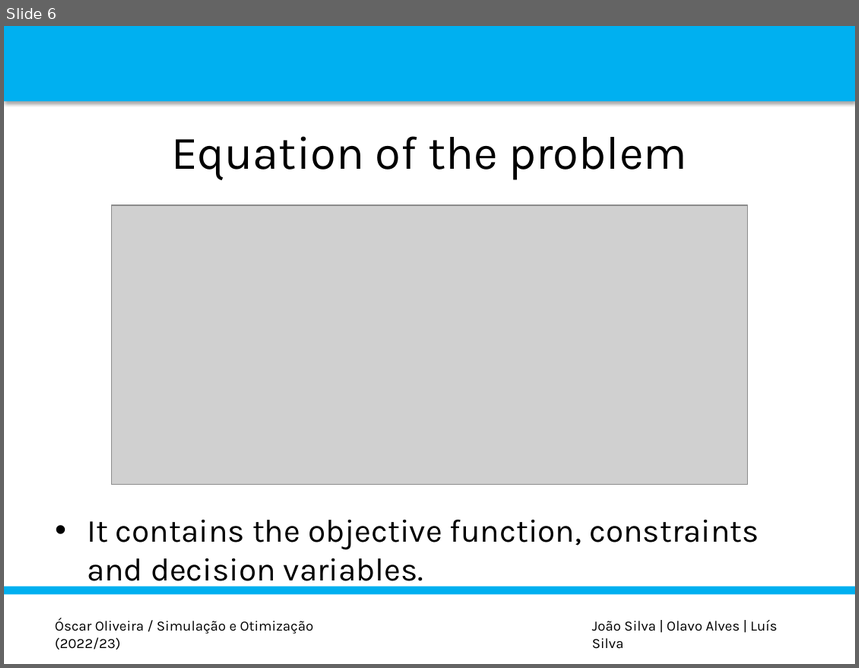
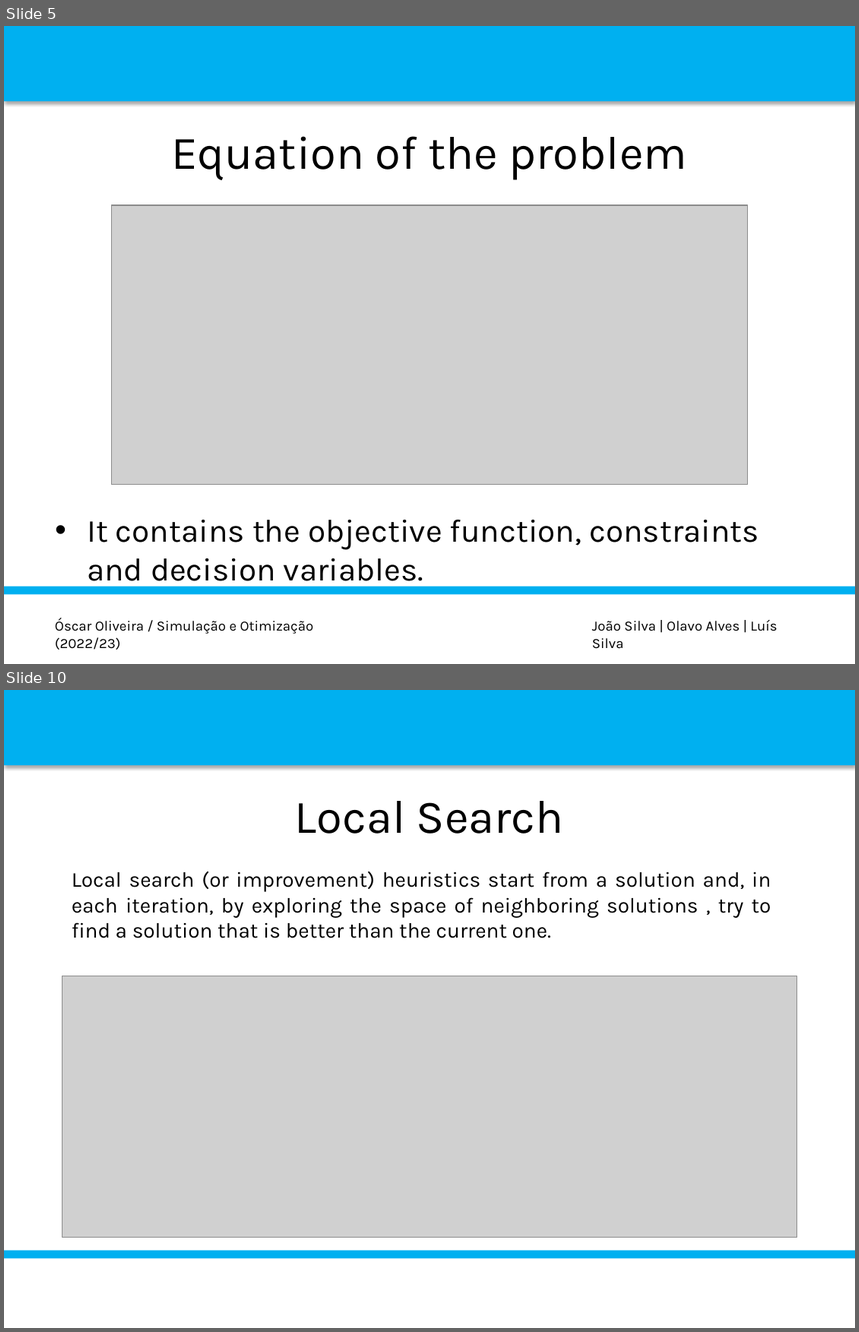
Before and after one commit to luispedro30/SO_trabalho, a slide deck: P_POINT_SO.pptx. Shown one above the other, each under a label of ours: slide 6 before the commit, slides 5 and 10 after it; the slides between them are not shown. The pictures are 859x668 and 859x1332 pixels, drawn with LibreOffice and Linux fonts; fonts in the diff are those of the drawing; grey boxes stand for pictures; background and template pictures are left out. Boxes give left, top, right and bottom in pixels: in the first picture for what was removed or moved away, otherwise in the second. Text is boxed around its words. In the diff, an @@ line names an element or a change of style, - is before the commit and + after.

```diff
--- a/P_POINT_SO.pptx
+++ b/P_POINT_SO.pptx
@@ slide 10 added at <box>4,690,855,1328</box>, background #FFFFFF; not listed: 2 template elements that a slide beside it also shows @@
@@ title added at <box>295,801,564,834</box>, 39.6 pt, text #000000 @@
+Local Search
@@ text added at <box>72,872,772,939</box>, 18 pt, text #000000 @@
+Local search (or improvement) heuristics start from a solution and, in each iteration, by exploring the space of neighboring solutions , try to find a solution that is better than the current one.
@@ picture added at <box>62,976,797,1238</box> @@
@@ what was slide 6 is now slide 5 @@
```
Also in this commit, not shown: 6 slides changed, 6 other slides added, 1 other file.
